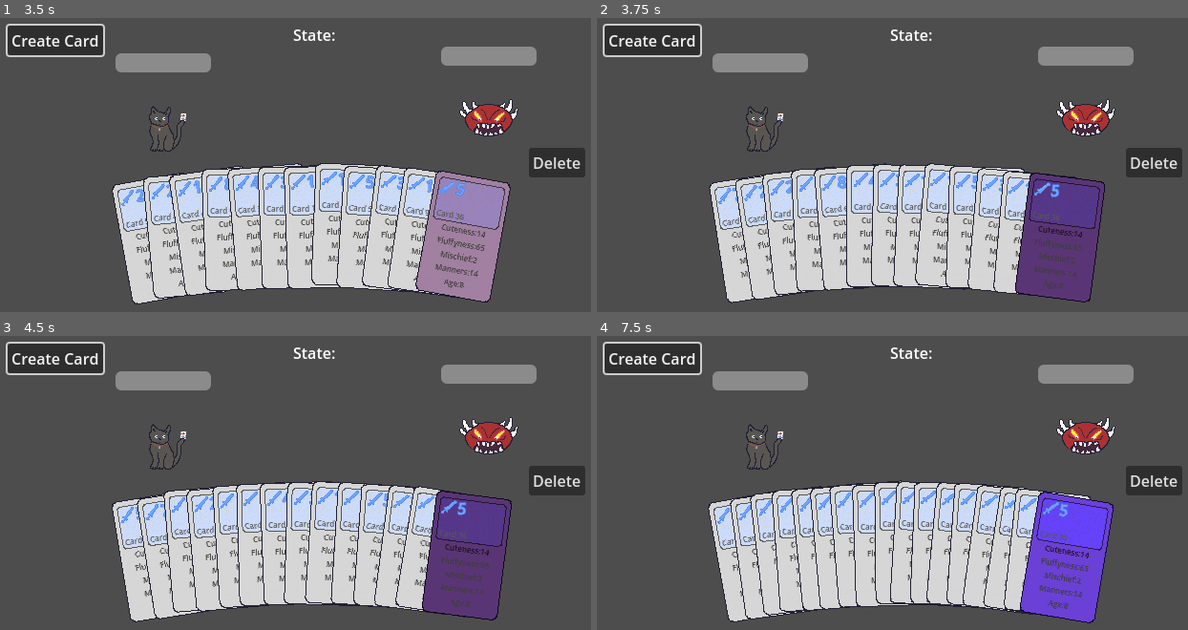
Above: before the commit, frames 1-4 (two rows, left to right).
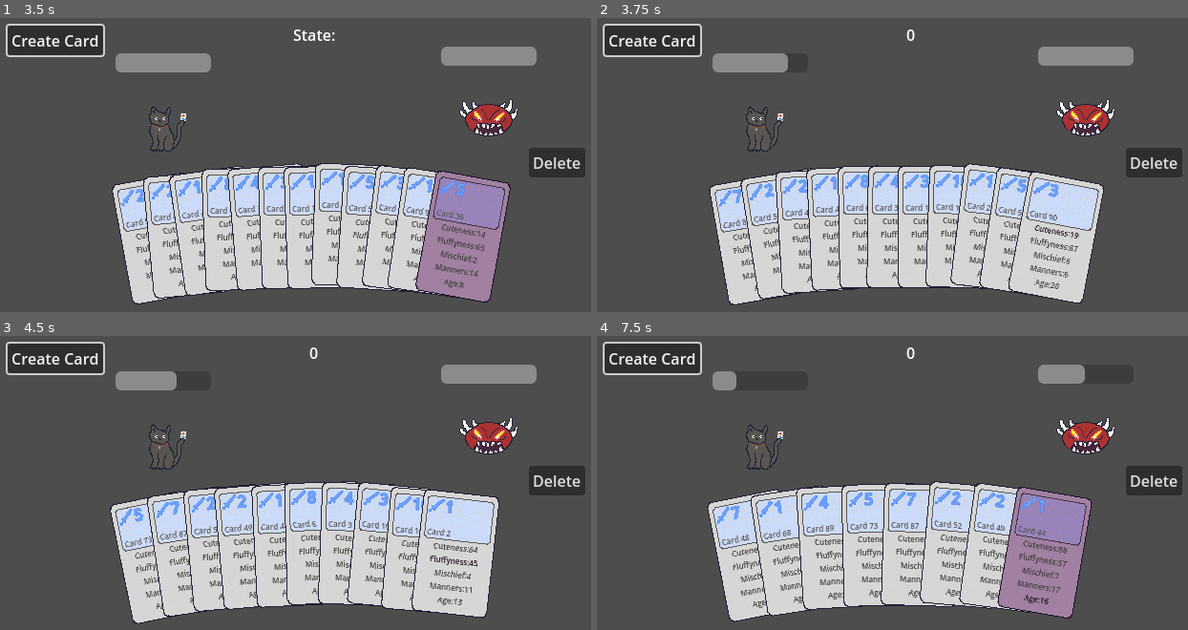
Above: after the commit, the same moments.

Repository: zcbntr/bucinum
Game: Godot game, scene res://scenes/main.tscn
The game is run twice, just before and just after one commit, with the same random seed, the same clock (stepped at 60 frames per second) and the same inputs.
Inputs (mouse positions are in pixels of both pictures, inside the frame that each line leads up to):
- Up to frame 1 (3.5 s): click "Create Card" at 0.5 s; click "Create Card" at 1.25 s; click "Create Card" at 2 s; tap Enter at 2.75 s; move the mouse to (466, 200) at 2.77 s; press the mouse at (466, 200) at 2.78 s
- Up to frame 2 (3.75 s): tap Space at 3.5 s; move the mouse to (1063, 229) at 3.52 s; release the mouse at (1063, 229) at 3.53 s; click (1063, 229) at 3.6 s
- Up to frame 3 (4.5 s): tap Enter at 4.25 s; move the mouse to (460, 562) at 4.27 s; press the mouse at (460, 562) at 4.28 s
- Up to frame 4 (7.5 s): tap Space at 5, 6.5 s; move the mouse to (1063, 577) at 5.02 s; release the mouse at (1063, 577) at 5.03 s; click (1063, 577) at 5.1 s; tap Enter at 5.75 s; move the mouse to (1057, 588) at 5.77 s; press the mouse at (1057, 588) at 5.78 s; move the mouse to (1057, 603) at 6.52 s; release the mouse at (1057, 603) at 6.53 s; click (1057, 603) at 6.6 s; move the mouse to (1052, 515) at 7.27 s; press the mouse at (1052, 515) at 7.28 s

Frame 1 is identical in both runs. In frame 2, 14% of the frame differs, in the area x 18-86%, y 3-98%; in frame 3, 14%; in frame 4, 16%, in the area x 18-91%, y 3-98%.

Commit message:
Fix not being able to play cards

Diff:
--- a/scenes/player_character.tscn
+++ b/scenes/player_character.tscn
@@ -27,3 +27,5 @@
 grow_vertical = 2
 value = 100.0
 show_percentage = false
+
+[connection signal="category_clicked" from="Hand" to="." method="_on_hand_category_clicked"]
--- a/scripts/card.gd
+++ b/scripts/card.gd
@@ -85,6 +85,19 @@
 	card_description = _description
 	update_card_graphics()
 
+func set_card_stats(_stats: Dictionary) -> void:
+	#	Create category displays for each stat
+	clear_category_displays()
+	for i in stats.keys().size():
+		var cat_display = card_category_display_scene.instantiate()
+		cat_display.category_name = stats.keys()[i]
+		cat_display.category_value = stats.values()[i]
+		cat_display.position = Vector2(-39, -12 + (14 * i))
+		cat_display.mouse_entered.connect(_on_category_mouse_entered)
+		cat_display.mouse_exited.connect(_on_category_mouse_exited)
+		add_child(cat_display)
+		category_displays.push_back(cat_display)
+
 # Syncs the card's graphics with the card's data
 # Should only be run once the card is added to the scene tree otherwise the labels will be null
 func update_card_graphics() -> void:
